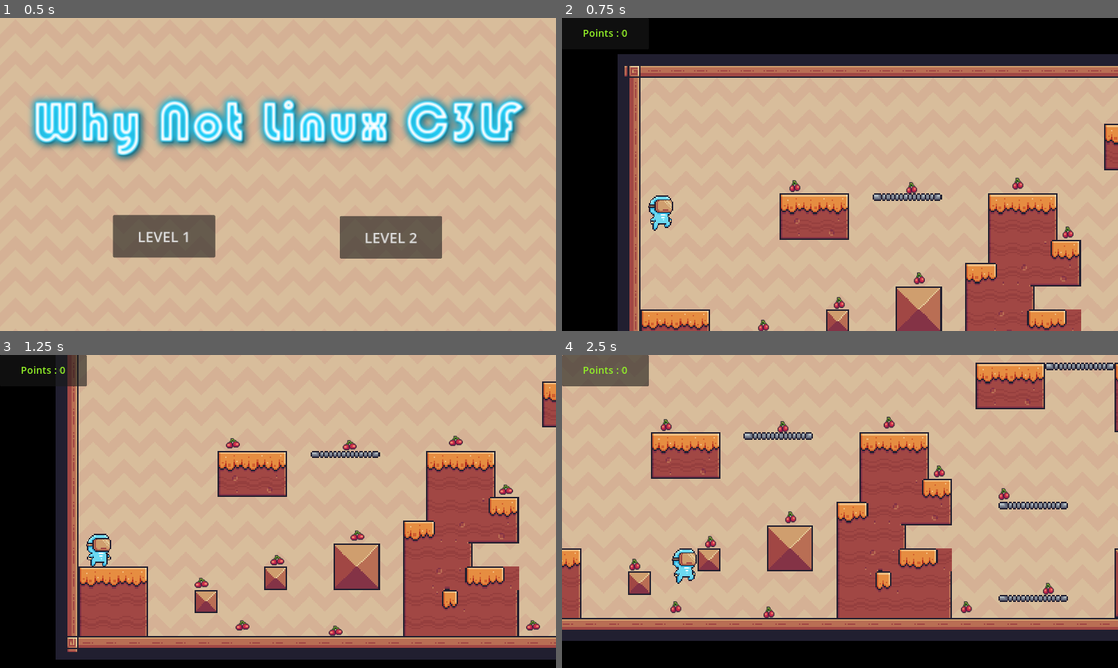
Above: before the commit, frames 1-4 (two rows, left to right).
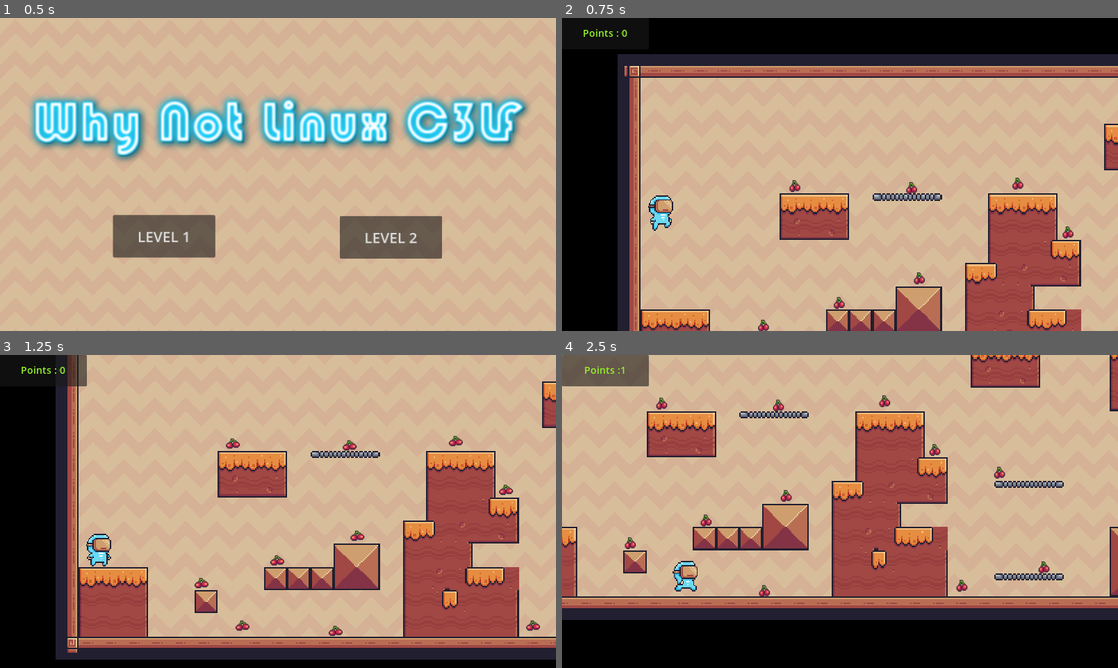
Above: after the commit, the same moments.

Repository: c3lf-eni/why_not_linux
Game: Godot game, scene res://scenes/main_menu.tscn
Same seed, same stepped clock (60 frames per second), same inputs: the game is played once before the commit and once after it.
Inputs:
- Up to frame 1 (0.5 s): no input
- Up to frame 2 (0.75 s): click "LEVEL 2" at 0.5 s
- Up to frame 3 (1.25 s): no input
- Up to frame 4 (2.5 s): hold Right (right) from 1.28 s (still down); tap Up (jump) at 1.52, 2.27 s

Frame 1 is identical in both runs. In frame 2, 0.6% of the frame differs, in the area x 51-60%, y 93-100%; in frame 3, 2.0%; in frame 4, 32%, in the area x 0-100%, y 0-92%.

Commit message:
Petite modification sur les personnages

Diff:
--- a/scenes/level2.tscn
+++ b/scenes/level2.tscn
@@ -558,7 +558,7 @@
 scale = Vector2(3, 3)
 tile_set = SubResource("TileSet_a0mcj")
 format = 2
-layer_0/tile_data = PackedInt32Array(851968, 65536, 4, 85196 …(24333 unchanged characters)…  5, 2162744, 65536, 5, 1769518, 65536, 8)
+layer_0/tile_data = PackedInt32Array(851968, 65536, 4, 85196 …(24333 unchanged characters)…  5, 2162744, 65536, 5, 1769518, 65536, 8, 655369, 786432, 1, 655370, 786432, 1)
 
 [node name="CharacterBody2D" parent="sceneObject" instance=ExtResource("4_wvt7a")]
 position = Vector2(43, 237)
--- a/scenes/mainCharacter.tscn
+++ b/scenes/mainCharacter.tscn
@@ -187,8 +187,15 @@
 "speed": 20.0
 }]
 
-[sub_resource type="RectangleShape2D" id="RectangleShape2D_ibwwi"]
-size = Vector2(17.3333, 22.5)
+[sub_resource type="CapsuleShape2D" id="CapsuleShape2D_cc3km"]
+radius = 8.66667
+height = 18.6667
+
+[sub_resource type="RectangleShape2D" id="RectangleShape2D_5r0xp"]
+size = Vector2(17.3333, 4.33333)
+
+[sub_resource type="RectangleShape2D" id="RectangleShape2D_2ssbd"]
+size = Vector2(11.3333, 2.58333)
 
 [node name="CharacterBody2D" type="CharacterBody2D"]
 scale = Vector2(3, 3)
@@ -203,5 +210,13 @@
 flip_h = true
 
 [node name="CollisionShape2D" type="CollisionShape2D" parent="."]
-position = Vector2(0, 2.58332)
-shape = SubResource("RectangleShape2D_ibwwi")
+position = Vector2(-0.333333, 0.666667)
+shape = SubResource("CapsuleShape2D_cc3km")
+
+[node name="CollisionShape2D2" type="CollisionShape2D" parent="."]
+position = Vector2(-0.666667, 8.83333)
+shape = SubResource("RectangleShape2D_5r0xp")
+
+[node name="CollisionShape2D3" type="CollisionShape2D" parent="."]
+position = Vector2(0, 12.7083)
+shape = SubResource("RectangleShape2D_2ssbd")
Not shown: 1 places in scenes/mainCharacter.tscn that only renumber resources
